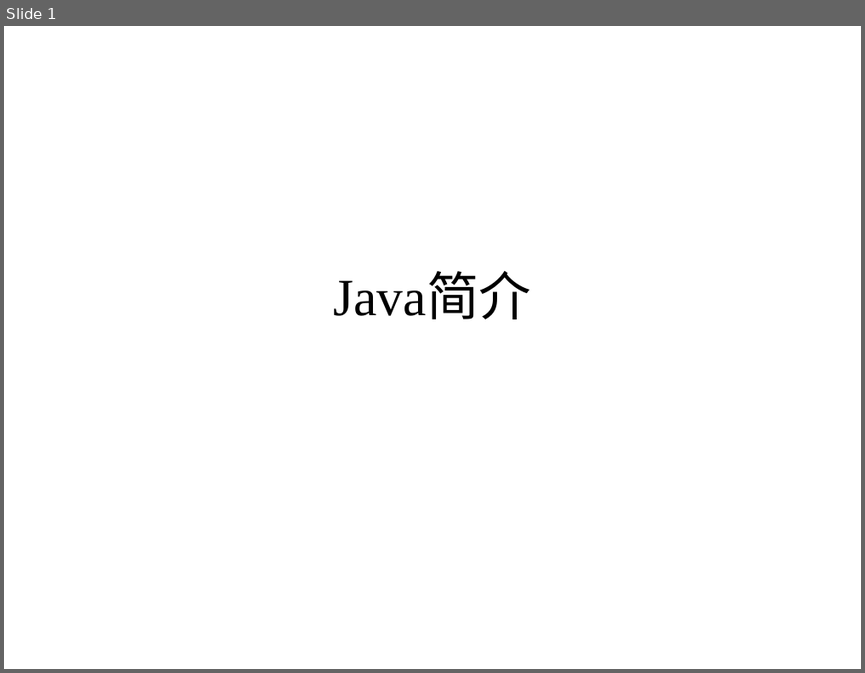
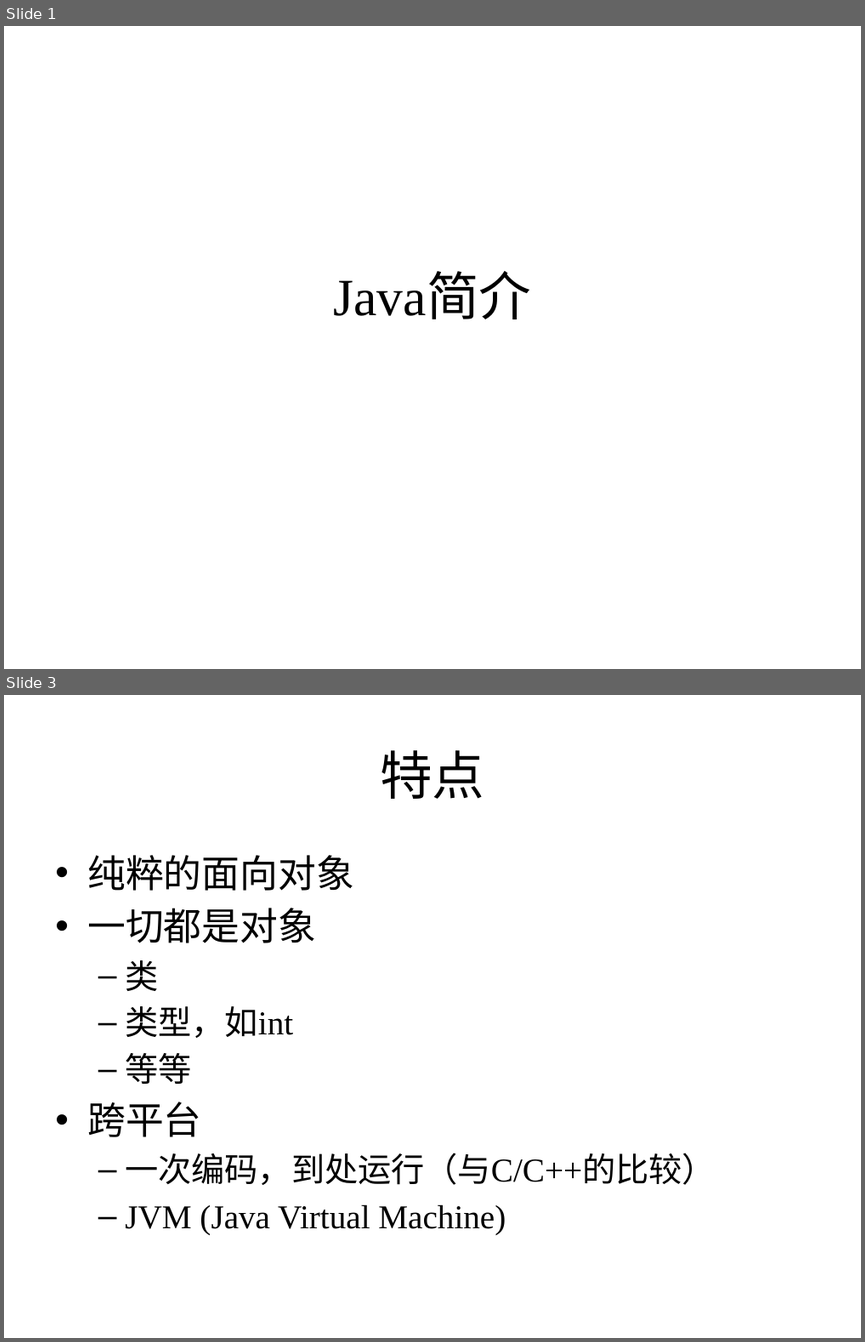
Before and after one commit to zhutao2015/JavaCourse, a slide deck: lesson2/java_intro.pptx. Shown one above the other, each under a label of ours: slide 1 before the commit, slides 1 and 3 after it; the slides between them are not shown. The pictures are 865x673 and 865x1342 pixels, drawn with LibreOffice and Linux fonts; fonts in the diff are those of the drawing. Boxes give left, top, right and bottom in pixels: in the first picture for what was removed or moved away, otherwise in the second. Text is boxed around its words. In the diff, an @@ line names an element or a change of style, - is before the commit and + after.

```diff
--- a/lesson2/java_intro.pptx
+++ b/lesson2/java_intro.pptx
@@ slide 3 added at [4, 695, 861, 1338], background #FFFFFF @@
@@ title added at [380, 750, 484, 799], 44 pt, text #000000 @@
+特点
@@ text added at [87, 855, 715, 1235], 28 pt, text #000000 @@
+• 纯粹的面向对象
+• 一切都是对象
+  – 类
+  – 类型，如int
+  – 等等
+• 跨平台
+  – 一次编码，到处运行（与C/C++的比较）
+  – JVM (Java Virtual Machine)
```
Also in this commit, not shown: 1 slide changed, 8 other files.
